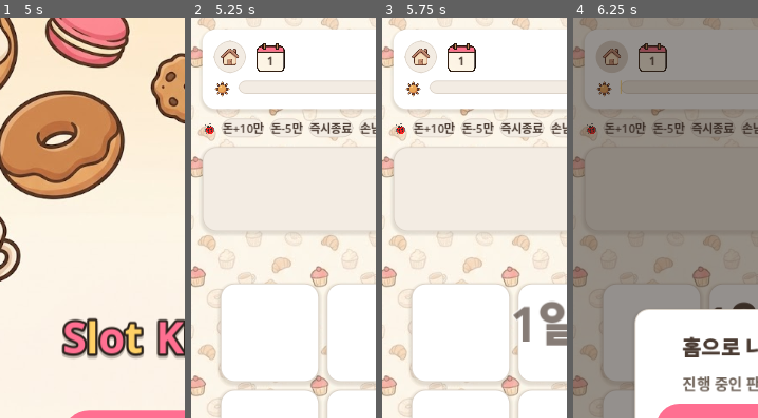
Above: before the commit, frames 1-4 (left to right).
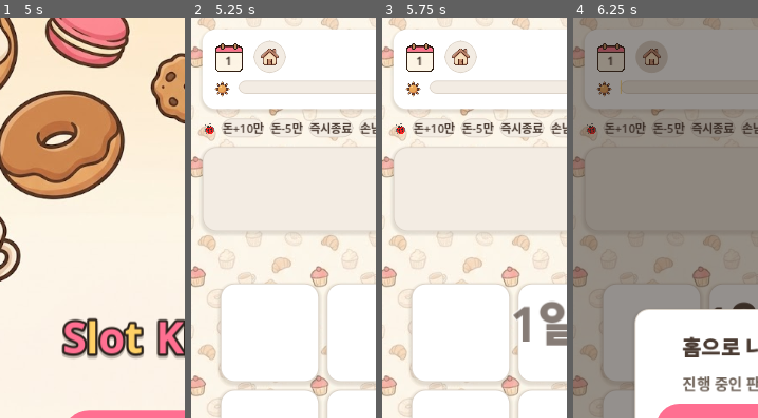
Above: after the commit, the same moments.

Repository: yellyB/game-slot-kitchen
Game: Godot game, scene res://scenes/Main.tscn
Same seed, same stepped clock (60 frames per second), same inputs: the game is played once before the commit and once after it. Sound files missing from this copy of the repository are replaced by a short silence.
Inputs (mouse positions are % of the whole screen's width and height, from its top left; square brackets give the same spot before the commit, where the layout moved):
- Up to frame 1 (5 s): click (21, 5) [11, 5] at 0.5 s; click "돈+10만" at 1.25 s; click "돈-5만" at 2 s; click "손님내보냄" at 2.75 s; click (10, 95) at 3.52 s; click (73, 95) at 4.25 s
- Up to frame 2 (5.25 s): click (50, 52) at 5.02 s
- Up to frame 3 (5.75 s): no input
- Up to frame 4 (6.25 s): click (21, 5) [11, 5] at 5.75 s
The pictures show only the part of the screen within x 0-50%, y 0-50%; the shares and areas given below are measured in that part.

Frame 1 is identical in both runs. In frame 2, 1.6% of the frame differs, in the area x 11-52%, y 5-14%; in frame 3, 1.6%; in frame 4, 1.3%.

Commit message:
UI: 상단바 날짜↔집 아이콘 위치 교체 — 날짜를 왼쪽으로
Co-Authored-By: Claude Opus 4.8 (1M context) <noreply@anthropic.com>

Diff:
--- a/scripts/main.gd
+++ b/scripts/main.gd
@@ -226,11 +226,11 @@
   home.add_theme_stylebox_override("pressed", UI.chip(Palette.COCOA_200))
   home.pressed.connect(_on_home_pressed)
   Audio.attach_click(home)
-  row.add_child(home)
 
   var day_badge := UI.day_badge(32)   # 일력 이미지 + 위에 날짜 숫자(40→32, 20%↓)
   _day_num = day_badge.get_meta("num") as Label
-  row.add_child(day_badge)
+  row.add_child(day_badge)   # 날짜 먼저(왼쪽)
+  row.add_child(home)        # 집 다음(오른쪽)
 
   var gap := Control.new()
   gap.size_flags_horizontal = Control.SIZE_EXPAND_FILL
